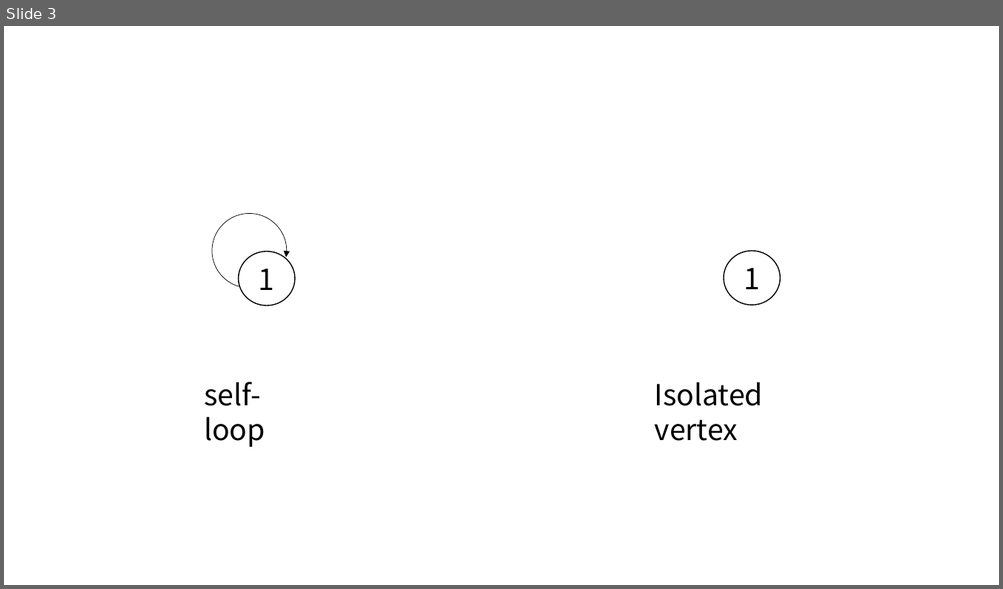
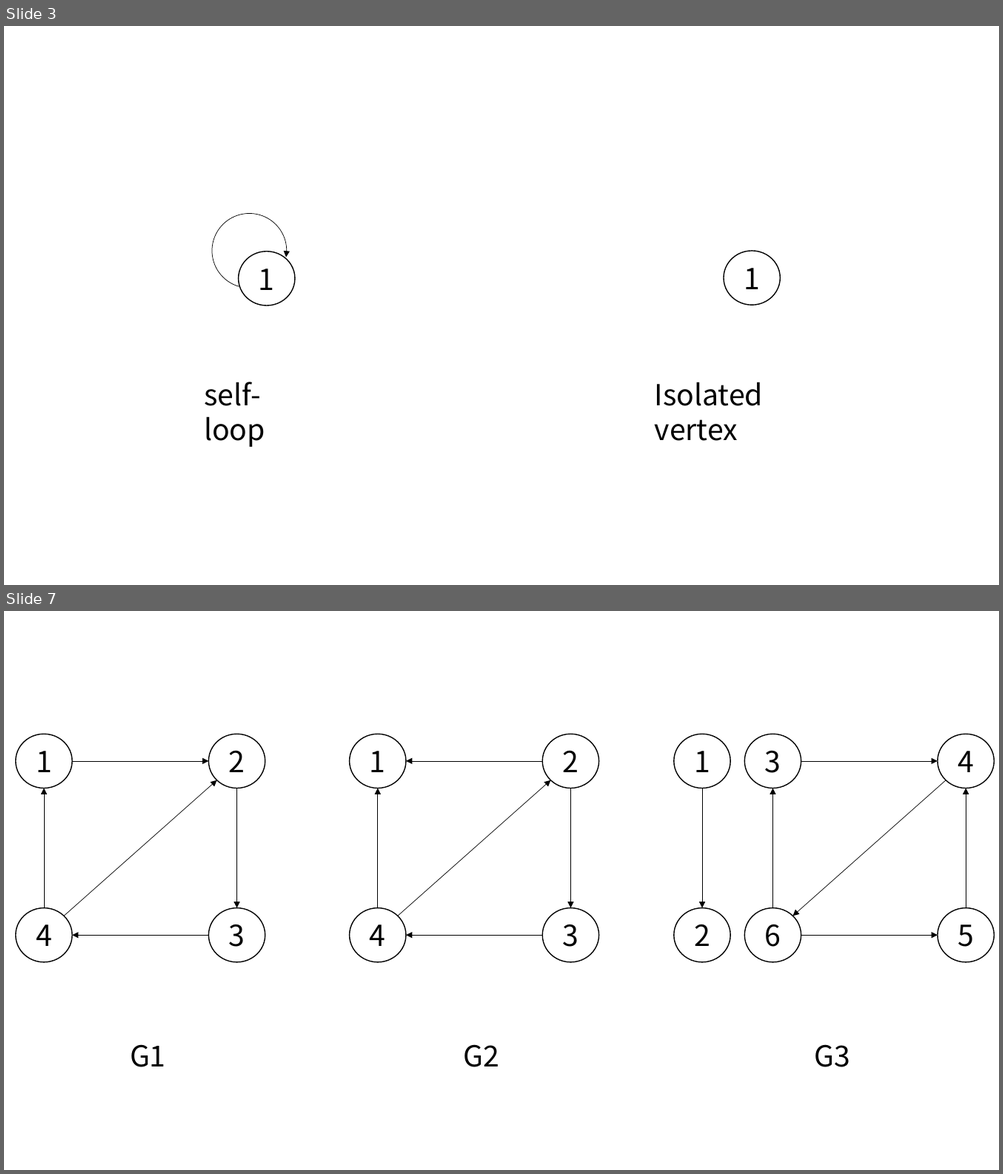
Before and after one commit to glitter1221/algorithm, a slide deck: graph/graph.pptx. Shown one above the other, each under a label of ours: slide 3 before the commit, slides 3 and 7 after it; the slides between them are not shown. The pictures are 1003x589 and 1003x1174 pixels, drawn with LibreOffice and Linux fonts; fonts in the diff are those of the drawing. Boxes give left, top, right and bottom in pixels: in the first picture for what was removed or moved away, otherwise in the second. Text is boxed around its words. In the diff, an @@ line names an element or a change of style, - is before the commit and + after.

```diff
--- a/graph/graph.pptx
+++ b/graph/graph.pptx
@@ slide 7 added at [4,611,999,1170], background #FFFFFF @@
@@ ellipse added at [16,734,73,789], outline #000000 1 pt, 28 pt, text #000000 @@
+1
@@ ellipse added at [208,734,265,789], outline #000000 1 pt, 28 pt, text #000000 @@
+2
@@ ellipse added at [350,734,406,789], outline #000000 1 pt, 28 pt, text #000000 @@
+1
@@ ellipse added at [543,734,600,789], outline #000000 1 pt, 28 pt, text #000000 @@
+2
@@ ellipse added at [674,734,731,789], outline #000000 1 pt, 28 pt, text #000000 @@
+1
@@ ellipse added at [744,734,801,789], outline #000000 1 pt, 28 pt, text #000000 @@
+3
@@ ellipse added at [937,734,994,789], outline #000000 1 pt, 28 pt, text #000000 @@
+4
@@ arrow added from (72, 761) to (208, 761), #000000 0.5 pt @@
@@ arrow added from (543, 761) to (406, 761), #000000 0.5 pt @@
@@ arrow added from (801, 761) to (937, 761), #000000 0.5 pt @@
@@ arrow added from (64, 916) to (216, 780), #000000 0.5 pt @@
@@ arrow added from (398, 916) to (551, 780), #000000 0.5 pt @@
@@ arrow added from (945, 780) to (793, 916), #000000 0.5 pt @@
@@ arrow added from (44, 908) to (44, 789), #000000 0.5 pt @@
@@ arrow added from (237, 789) to (237, 908), #000000 0.5 pt @@
@@ arrow added from (378, 908) to (378, 789), #000000 0.5 pt @@
@@ arrow added from (570, 789) to (570, 908), #000000 0.5 pt @@
@@ arrow added from (703, 789) to (703, 908), #000000 0.5 pt @@
@@ arrow added from (772, 908) to (772, 789), #000000 0.5 pt @@
@@ arrow added from (966, 908) to (966, 789), #000000 0.5 pt @@
@@ ellipse added at [16,908,73,963], outline #000000 1 pt, 28 pt, text #000000 @@
+4
@@ ellipse added at [208,908,265,963], outline #000000 1 pt, 28 pt, text #000000 @@
+3
@@ ellipse added at [350,908,406,963], outline #000000 1 pt, 28 pt, text #000000 @@
+4
@@ ellipse added at [543,908,600,963], outline #000000 1 pt, 28 pt, text #000000 @@
+3
@@ ellipse added at [674,908,731,963], outline #000000 1 pt, 28 pt, text #000000 @@
+2
@@ ellipse added at [744,908,801,963], outline #000000 1 pt, 28 pt, text #000000 @@
+6
@@ ellipse added at [937,908,994,963], outline #000000 1 pt, 28 pt, text #000000 @@
+5
@@ arrow added from (208, 936) to (72, 936), #000000 0.5 pt @@
@@ arrow added from (543, 936) to (406, 936), #000000 0.5 pt @@
@@ arrow added from (801, 936) to (937, 936), #000000 0.5 pt @@
@@ text added at [130,1045,166,1068], 28 pt, text #000000 @@
+G1
@@ text added at [464,1045,500,1068], 28 pt, text #000000 @@
+G2
@@ text added at [814,1045,851,1068], 28 pt, text #000000 @@
+G3
```
Also in this commit, not shown: 1 slide changed, 3 other slides added, 5 other files.
